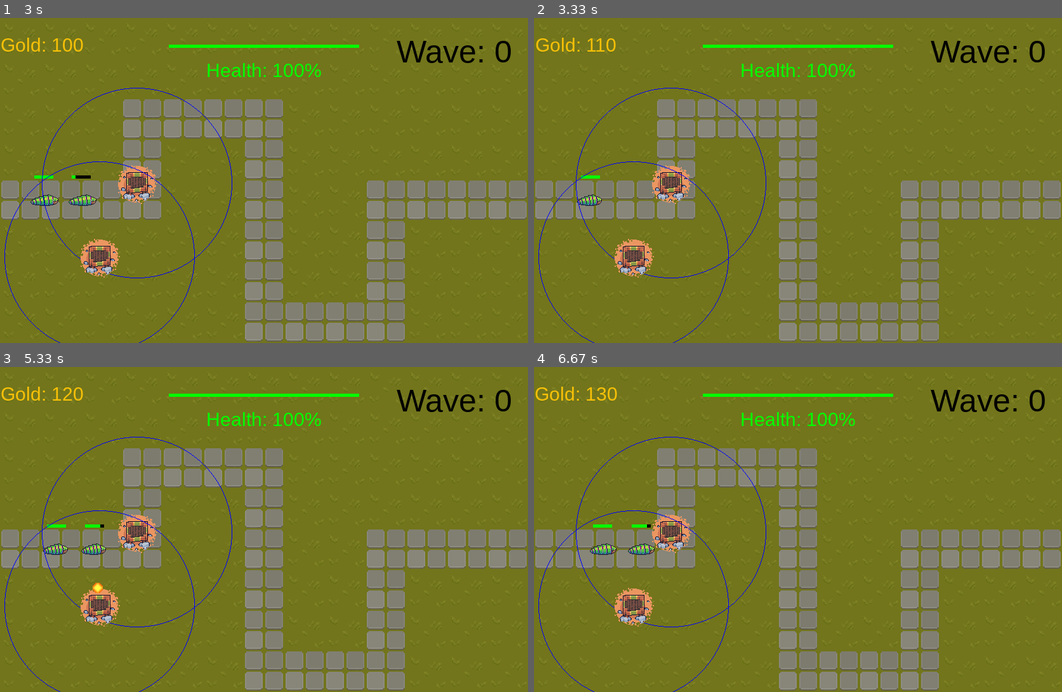
Above: before the commit, frames 1-4 (two rows, left to right).
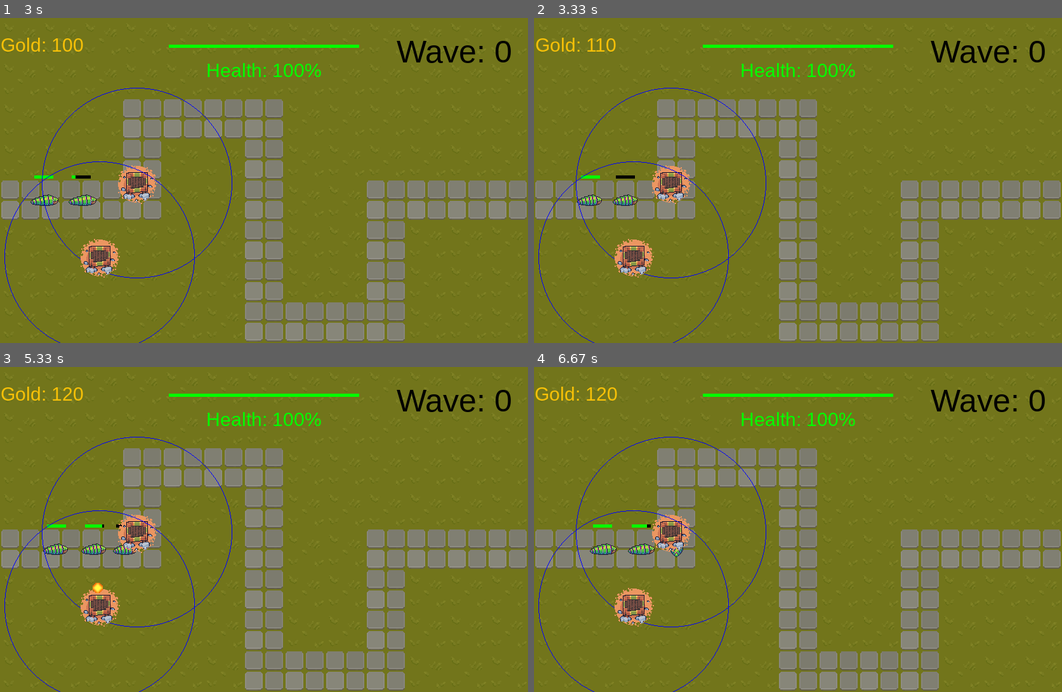
Above: after the commit, the same moments.

Repository: Major9621/PyGame_Tower-Defense
Game: pygame game, started from main.py
The game is run twice, just before and just after one commit, with the same random seed, the same clock (stepped at 60 frames per second) and the same inputs.
Inputs (mouse positions are in pixels of both pictures, inside the frame that each line leads up to):
- Up to frame 1 (3 s): click "Start" at 0.38 s; click (137, 183) at 0.72 s; click (100, 255) at 1.05 s
- Up to frame 2 (3.33 s): no input
- Up to frame 3 (5.33 s): no input
- Up to frame 4 (6.67 s): no input

Frame 1 is identical in both runs. In frame 2, 0.2% of the frame differs, in the area x 14-20%, y 48-58%; in frame 3, less than 0.1%; in frame 4, less than 0.1%.

Commit message:
Fixed direction for starter mob

Diff:
--- a/core/enemy.py
+++ b/core/enemy.py
@@ -4,7 +4,7 @@
 from .direction import Direction
 
 class Enemy(pygame.sprite.Sprite):
-    def __init__(self, path):
+    def __init__(self, path, gold_manager):
         super().__init__()
         self.path = path
         self.path_index = 0
@@ -17,6 +17,7 @@
         self.direction = Direction.RIGHT
         self.flip = False
         self.gold_dropped = 10
+        self.gold_manager = gold_manager
 
         # Load sprite sheet
         self.sprite_sheet = pygame.image.load("assets/enemies/Leafbug.png").convert_alpha()
@@ -152,5 +153,7 @@
         self.frame_index = 0
         self.animation_timer = 0
 
+        self.gold_manager.add_gold(self.gold_dropped)
+
     def isDead(self):
         return self.health <= 0
--- a/core/inputSystem.py
+++ /dev/null
@@ -1,4 +0,0 @@
-
-def leftMouseClickInteraction(mouse_pos):
-    #print("everything is pod kontrolą: ", mouse_pos)
-    pass
--- a/core/screens/gameplay.py
+++ b/core/screens/gameplay.py
@@ -1,9 +1,6 @@
 import pygame
-import sys
-from core import inputSystem
 from core.waveManger import WaveManager
 from core.map import Map
-from core.enemy import Enemy
 from core.player import Player
 from core.turret import Turret
 from core.ui_manager import UI_Manager
@@ -81,7 +78,7 @@
 
     ui_manager = UI_Manager(screen, (SCREEN_WIDTH // 2, SCREEN_HEIGHT // 5), 1, 500)
     gold_manager = GoldManager(500, ui_manager)
-    wave_system = WaveManager(lambda cls: enemies.add(cls(game_map.grid_path)), ui_manager)
+    wave_system = WaveManager(lambda cls: enemies.add(cls(game_map.grid_path, gold_manager)), ui_manager)
     player = Player(1000, ui_manager)
 
 
@@ -100,7 +97,6 @@
 
             #Mouse Click
             if(event.type == pygame.MOUSEBUTTONDOWN and event.button == 1):
-                inputSystem.leftMouseClickInteraction(event.pos)
                 if gold_manager.spend_gold(200):  #Buying turret
                     turrets.append(Turret(event.pos, bullets))
 
@@ -128,9 +124,8 @@
                 continue
 
 
-            if enemy.health <= 0:     #tu zmienione
-                gold_manager.add_gold(enemy.gold_dropped)
-                enemies.remove(enemy)
+            # if enemy.health <= 0:     #tu zmienione
+            #     gold_manager.add_gold(enemy.gold_dropped)
 
         for turret in turrets:
             turret.update([e for e in enemies if e.state != "die"])
